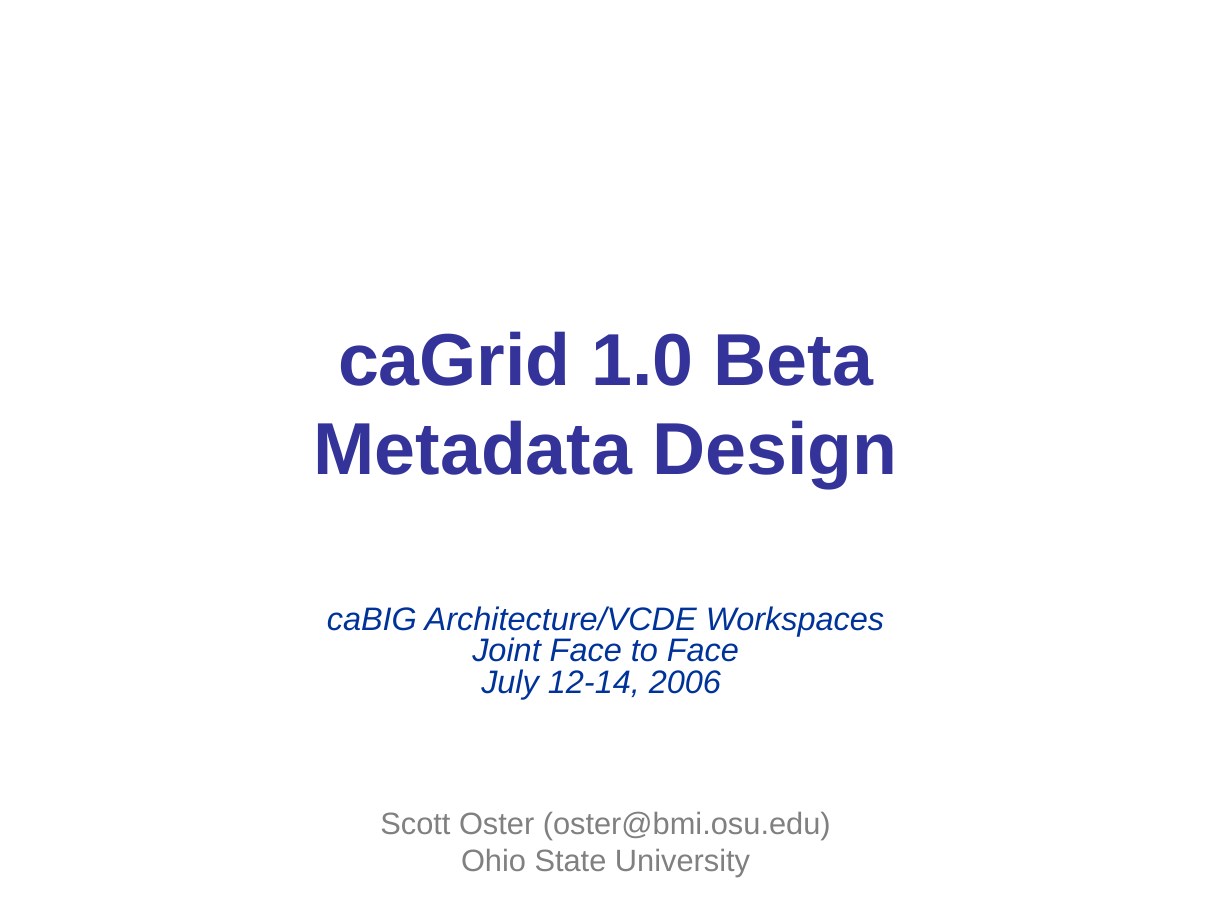
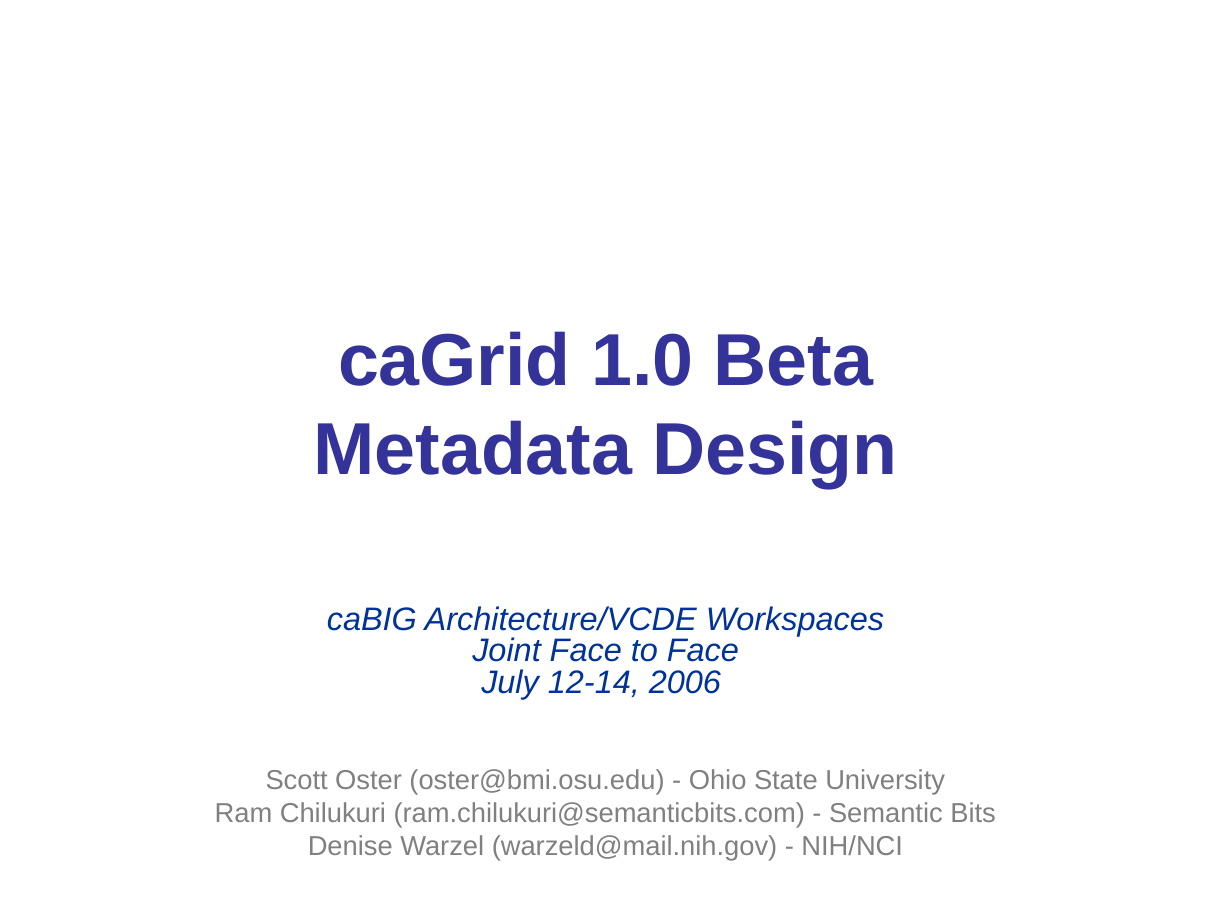
Before and after one commit to NCIP/cagrid-portal, a slide deck: slide 1 of cagrid-1-0/Documentation/presentations/200607_VCDE_ARCH/caGrid-1.0_Beta_Metadata.ppt. Drawn at 1232x924 pixels with LibreOffice and Linux fonts; fonts in the diff are those of the drawing; background and template pictures are left out. Boxes give left, top, right and bottom in pixels: in the first picture for what was removed or moved away, otherwise in the second. Text is boxed around its words. In the diff, an @@ line names an element or a change of style, - is before the commit and + after.

```diff
--- a/cagrid-1-0/Documentation/presentations/200607_VCDE_ARCH/caGrid-1.0_Beta_Metadata.ppt
+++ b/cagrid-1-0/Documentation/presentations/200607_VCDE_ARCH/caGrid-1.0_Beta_Metadata.ppt
@@ text at bbox=[215, 769, 995, 861]: text changed; size 18 to 16 pt @@
-Scott Oster (oster@bmi.osu.edu)
-Ohio State University
+Scott Oster (oster@bmi.osu.edu) - Ohio State University
+Ram Chilukuri (ram.chilukuri@semanticbits.com) - Semantic Bits
+Denise Warzel (warzeld@mail.nih.gov) - NIH/NCI
```
Also in this commit, not shown: 8 other slides changed, 4 slides added, 1 other file.
